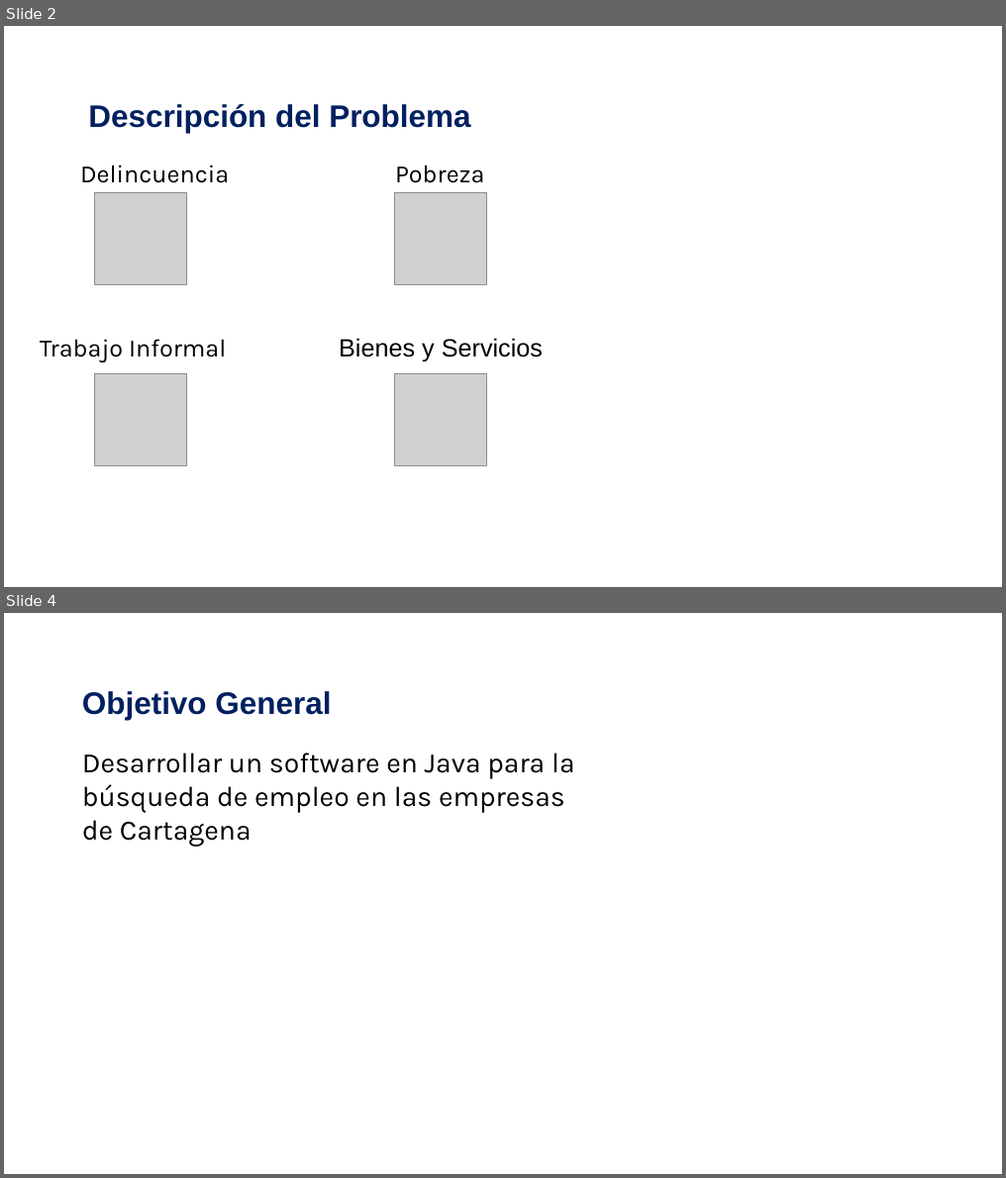
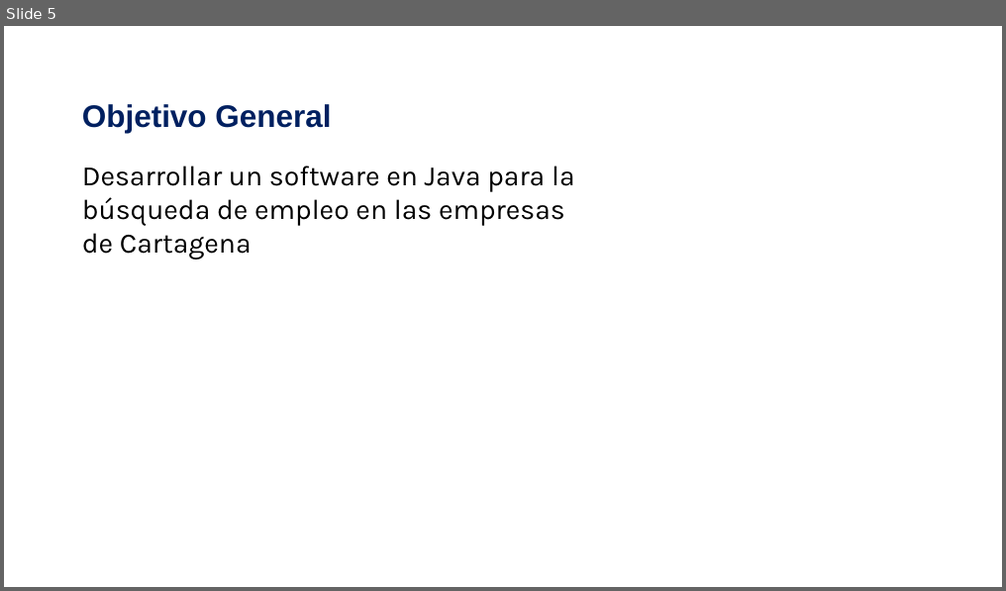
Before and after one commit to santiago-sarria23/talentHunter, a slide deck: Proyecto de Aula 2025.pptx. Shown one above the other, each under a label of ours: slides 2 and 4 before the commit, slide 5 after it; the slides between them are not shown. The pictures are 1006x1178 and 1006x591 pixels, drawn with LibreOffice and Linux fonts; fonts in the diff are those of the drawing; grey boxes stand for pictures; background and template pictures are left out. Boxes give left, top, right and bottom in pixels: in the first picture for what was removed or moved away, otherwise in the second. Text is boxed around its words. In the diff, an @@ line names an element or a change of style, - is before the commit and + after.

```diff
--- a/Proyecto de Aula 2025.pptx
+++ b/Proyecto de Aula 2025.pptx
@@ slide 2 removed at <box>4,26,1002,587</box>, background picture (left out) @@
@@ title removed at <box>88,104,470,133</box> @@
-Descripción del Problema
@@ text removed at <box>80,165,229,183</box> @@
-Delincuencia
@@ text removed at <box>395,165,485,183</box> @@
-Pobreza
@@ picture removed at <box>94,193,187,285</box> @@
@@ picture removed at <box>395,193,487,285</box> @@
@@ text removed at <box>40,339,226,363</box> @@
-Trabajo Informal
@@ text removed at <box>339,338,543,362</box> @@
-Bienes y Servicios
@@ picture removed at <box>94,374,187,467</box> @@
@@ picture removed at <box>395,374,487,467</box> @@
@@ what was slide 4 is now slide 5 @@
```
Also in this commit, not shown: 1 slide changed, 5 slides added, 3 other slides removed, 14 other files.
